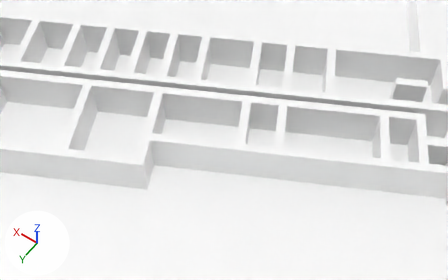
What one commit did to the glTF model public/background.glb.
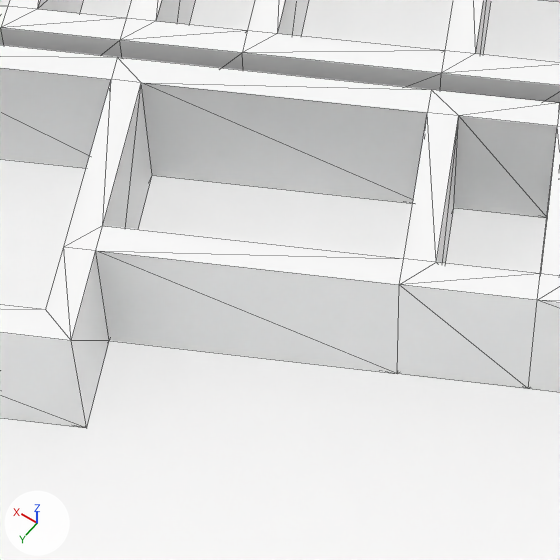
Each version is shown from a 50 mm camera at (-0.08, 45.24, 47.95) aimed at (20.81, 15.99, 1.99), then close up on the part from 28% to 62% of the width and 25% to 81% of the height. Arrows for +X, +Y and +Z are at lower left; the lights stay in place. The close-ups show mesh edges as thin lines. Where no turn or scale is listed for an object, it has been applied to the vertices.

In view in the first close-up: 'Walls Applyed', 'map.osm_buildings'.
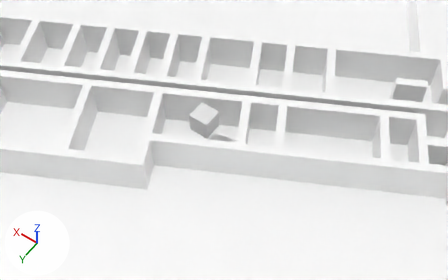
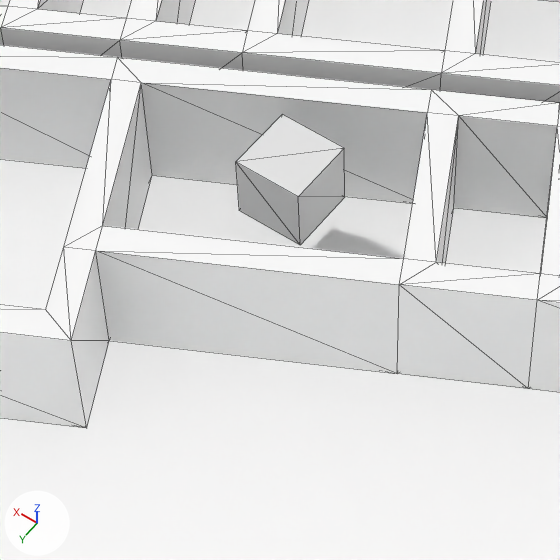
Boxes [x1, y1, x2, y2] around the edits, measured in the close-ups (560 x 560 px):
'Point_A303', added
    after: [236, 114, 345, 245]

What changed in the scene script:
```text
Add me_cube:
    me_cube.from_pydata(...)  # a box spanning x -1.0..1.0, y -1.0..1.0, z -1.0..1.0
Add ob_point_a303:
    ob_point_a303 = bpy.data.objects.new('Point_A303', me_cube)
    ob_point_a303.location = (23.14, 15.87, 3.12)
```
